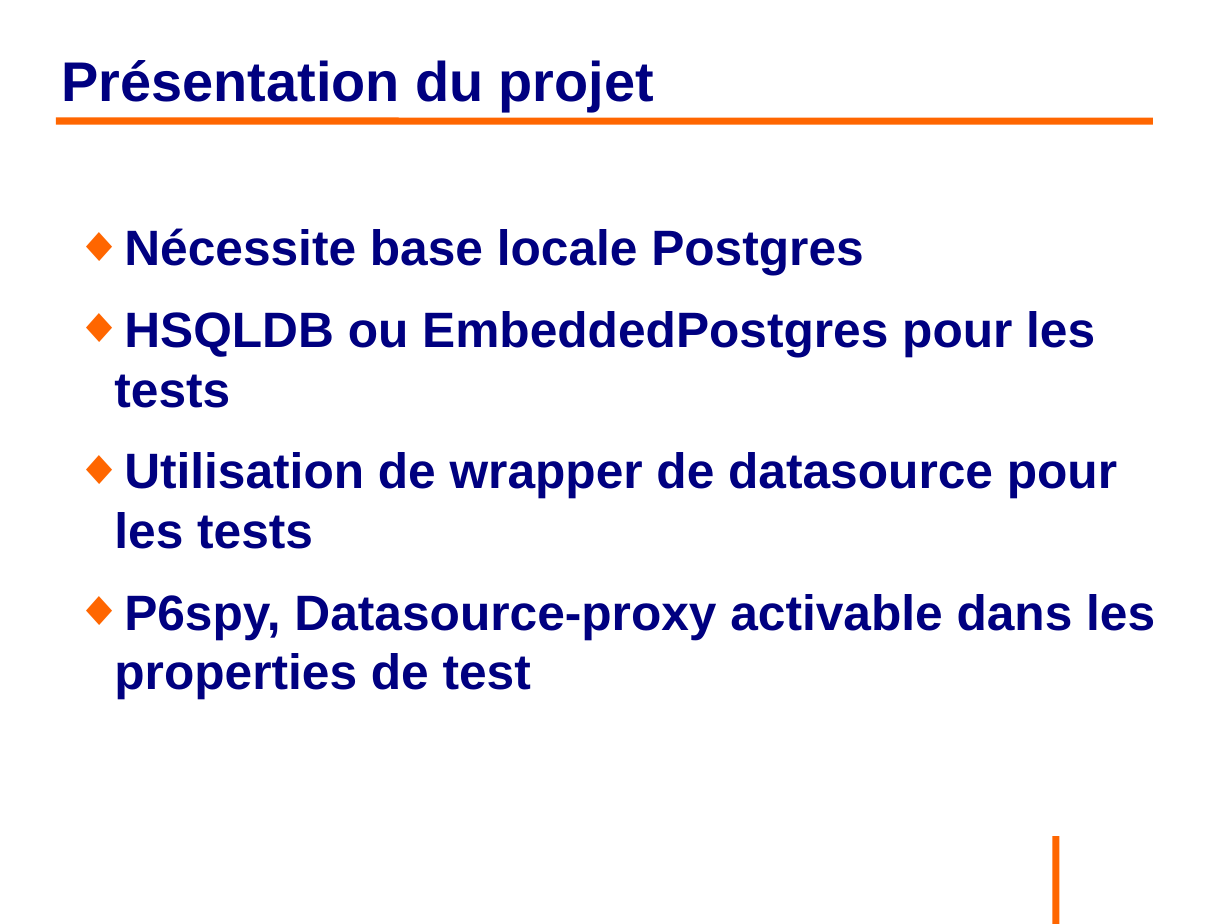
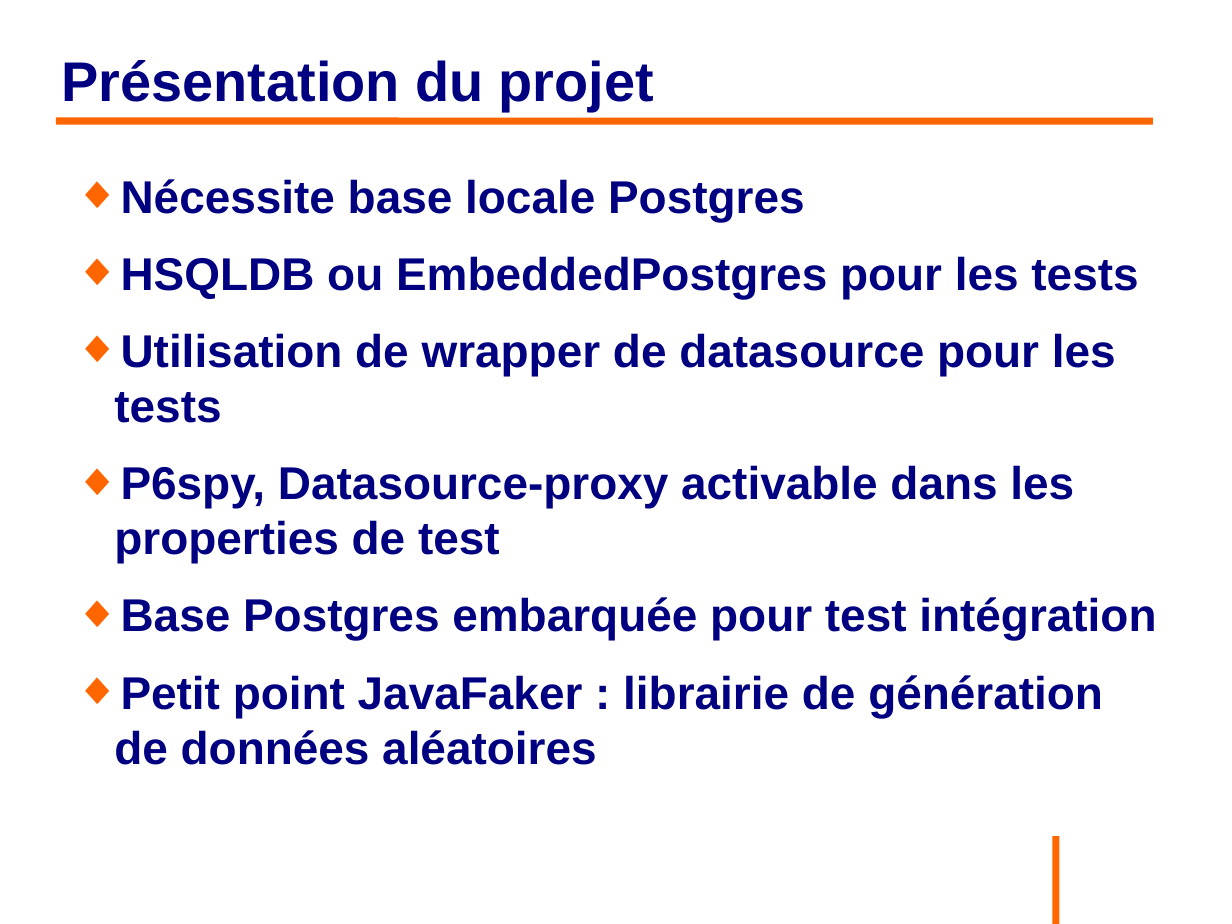
Before and after one commit to philphils/formation-hibernate-avancee, a slide deck: slide 8 of Documentation/diapo_formation_hibernate_avancee.odp. Drawn at 1232x924 pixels with LibreOffice and Linux fonts; fonts in the diff are those of the drawing; background and template pictures are left out. Boxes give left, top, right and bottom in pixels: in the first picture for what was removed or moved away, otherwise in the second. Text is boxed around its words. In the diff, an @@ line names an element or a change of style, - is before the commit and + after.

```diff
--- a/Documentation/diapo_formation_hibernate_avancee.odp
+++ b/Documentation/diapo_formation_hibernate_avancee.odp
@@ text "Nécessite base locale Postgres": place and size @@
-text "Nécessite base locale Postgres" at box(114, 228, 1155, 699)
+text "Nécessite base locale Postgres" at box(114, 179, 1156, 765)
@@ text at box(114, 179, 1138, 563): size 32 to 29.6 pt in "Nécessite base locale Postgres", "HSQLDB ou EmbeddedPostgres pour les tests", "Utilisation de wrapper de datasource pour les ...", "P6spy, Datasource-proxy activable dans les properties de ..." @@
@@ text at box(114, 597, 1156, 765): paragraphs added @@
+◆ Base Postgres embarquée pour test intégration
+◆ Petit point JavaFaker : librairie de génération de données aléatoires
```
Also in this commit, not shown: 8 other slides changed, 3 slides added.
